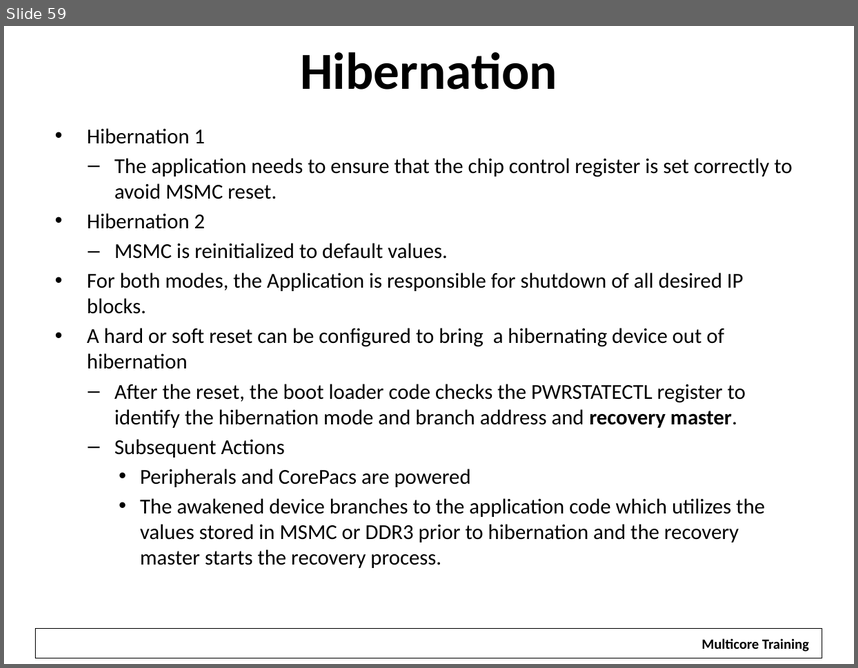
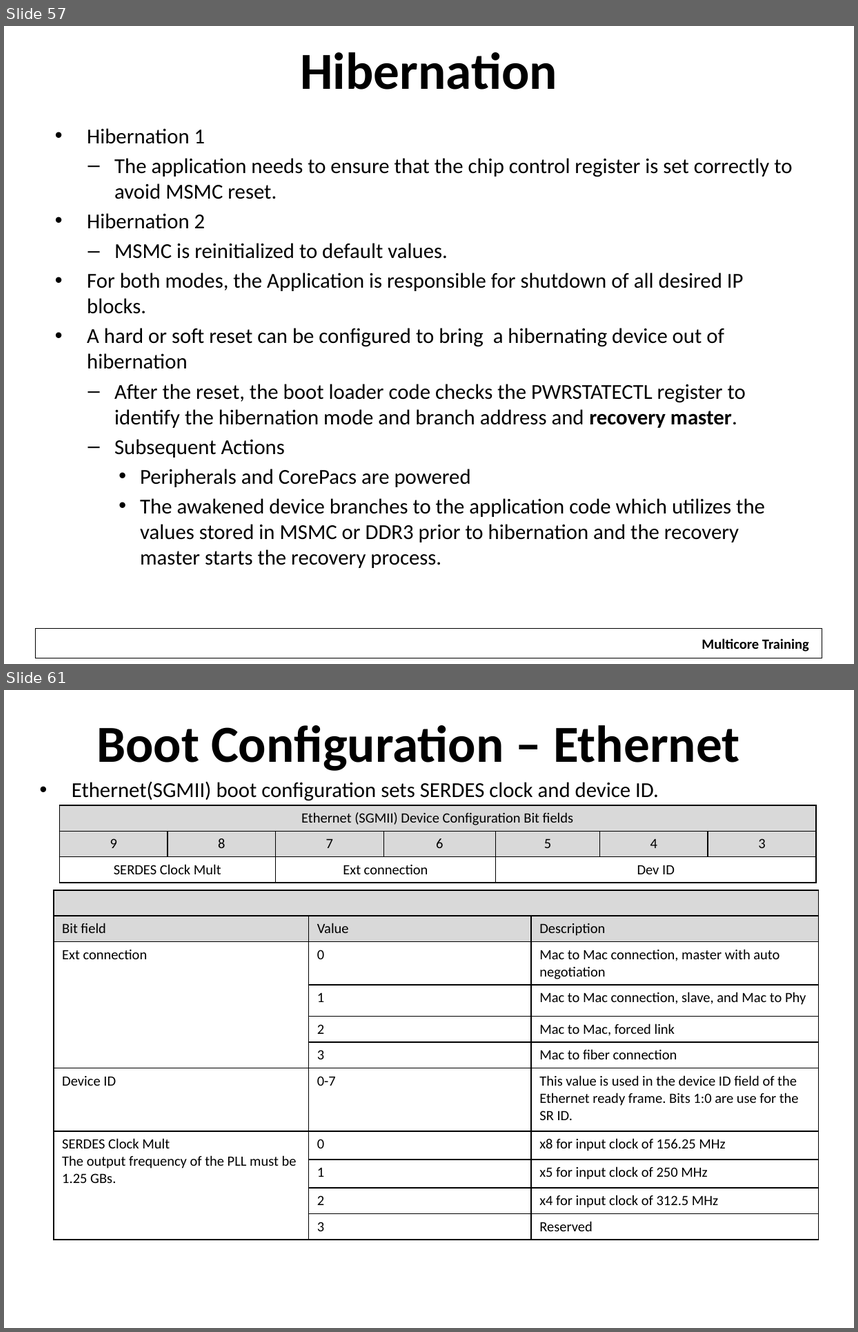
Before and after one commit to hari1989/keystone-workshop, a slide deck: preliminary/Working/presentations/KeyStone_2_ Bootloader_v2.pptx. Shown one above the other, each under a label of ours: slide 59 before the commit, slides 57 and 61 after it; the slides between them are not shown. The pictures are 858x668 and 858x1332 pixels, drawn with LibreOffice and Linux fonts; fonts in the diff are those of the drawing; background and template pictures are left out. Boxes give left, top, right and bottom in pixels: in the first picture for what was removed or moved away, otherwise in the second. Text is boxed around its words. In the diff, an @@ line names an element or a change of style, - is before the commit and + after.

```diff
--- a/preliminary/Working/presentations/KeyStone_2_ Bootloader_v2.pptx
+++ b/preliminary/Working/presentations/KeyStone_2_ Bootloader_v2.pptx
@@ slide 61 added at box(4, 690, 854, 1328), background #FFFFFF @@
@@ title added at box(96, 725, 740, 771), 44 pt, text #000000, bold @@
+Boot Configuration – Ethernet
@@ text added at box(72, 781, 659, 801), 18 pt, text #000000 @@
+• Ethernet(SGMII) boot configuration sets SERDES clock and device ID.
@@ table added at box(59, 806, 816, 882), 3 rows, 7 columns @@
+Ethernet (SGMII) Device Configuration Bit fields |  |  |  |  |  | 
+9 | 8 | 7 | 6 | 5 | 4 | 3
+SERDES Clock Mult |  | Ext connection |  | Dev ID |  | 
@@ table added at box(53, 890, 818, 1236), 11 rows, 3 columns @@
+ |  | 
+Bit field | Value | Description
+Ext connection | 0 | Mac to Mac connection, master with auto negotiation
+ | 1 | Mac to Mac connection, slave, and Mac to Phy
+ | 2 | Mac to Mac, forced link
+ | 3 | Mac to fiber connection
+Device ID | 0-7 | This value is used in the device ID field of the Ethernet ready frame. Bits 1:0 are use for the SR ID.
+SERDES Clock Mult / The output frequency of the PLL must be 1.25 GBs. | 0 | x8 for input clock of 156.25 MHz
+ | 1 | x5 for input clock of 250 MHz
+ | 2 | x4 for input clock of 312.5 MHz
+ | 3 | Reserved
@@ rectangle added at box(25, 1290, 826, 1323), fill #FFFFFF @@
@@ what was slide 59 is now slide 57 @@
```
Also in this commit, not shown: 12 slides changed, 7 other slides added, 2 slides removed.
